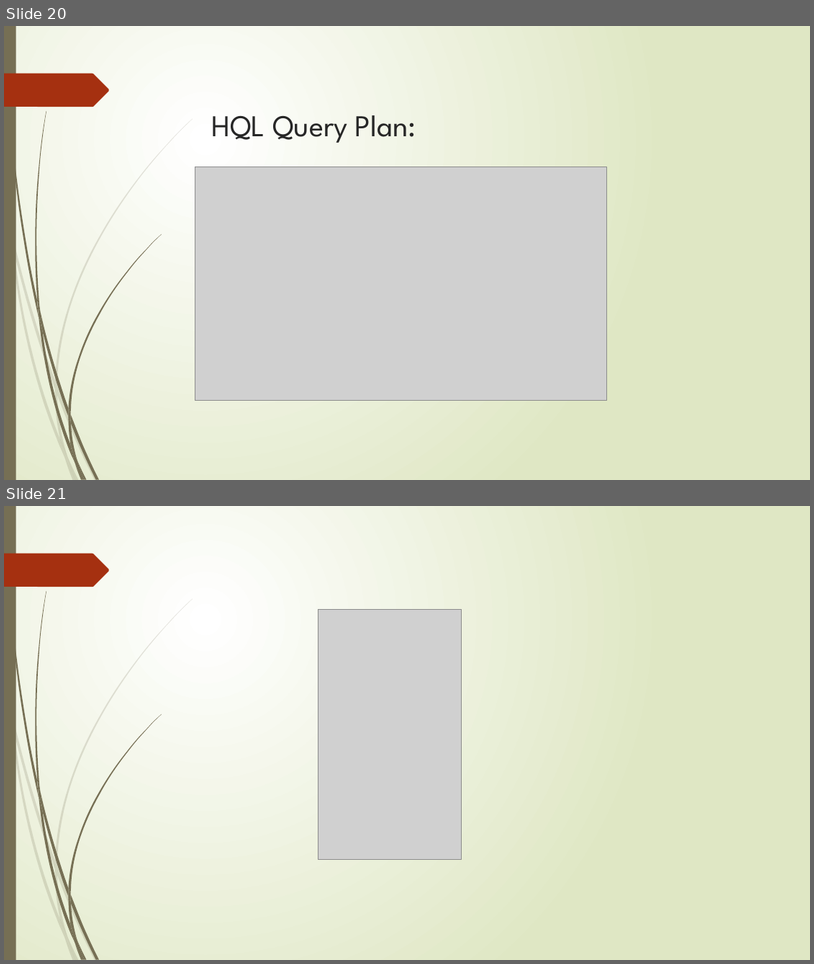
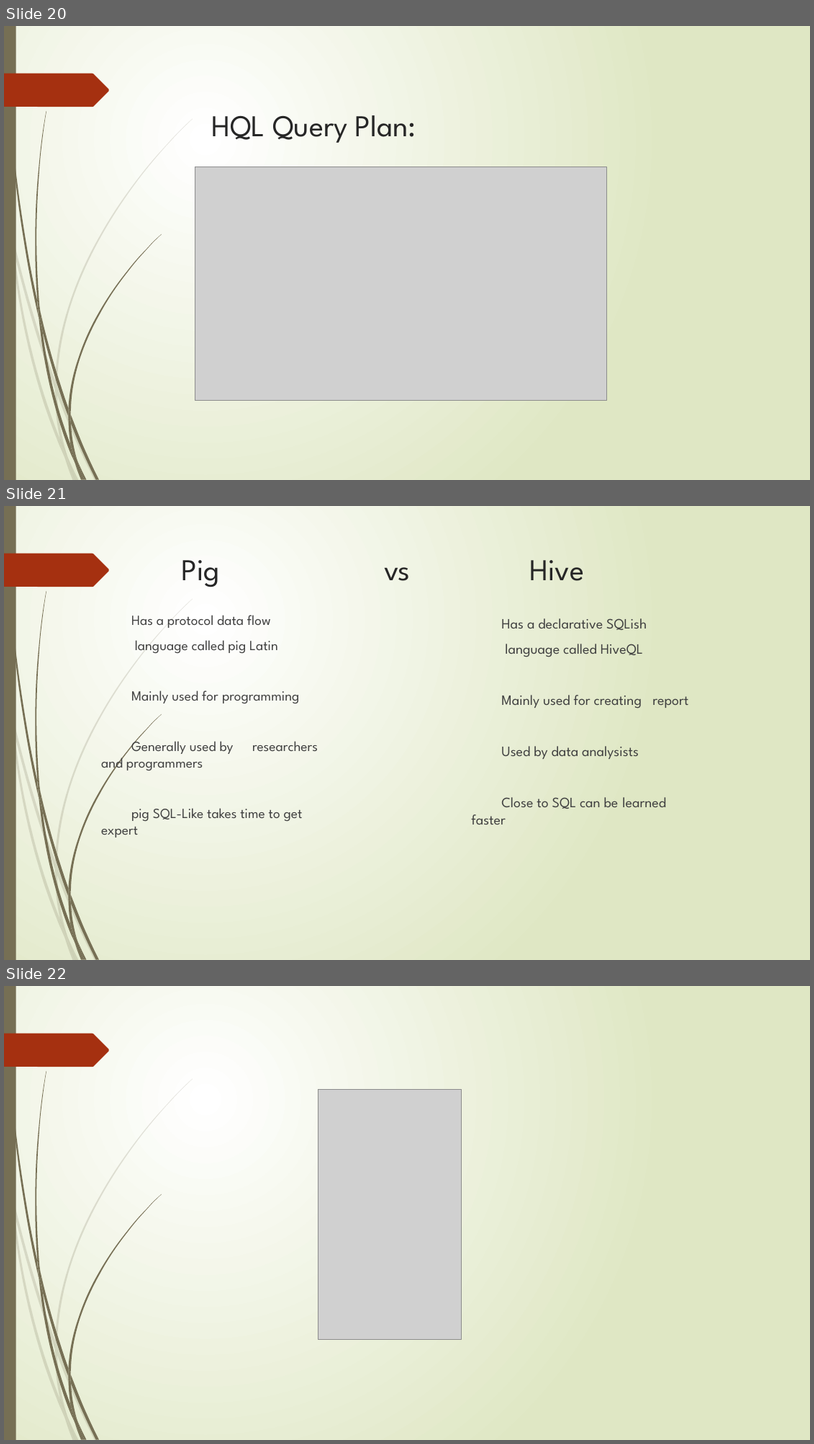
Before and after one commit to saeidmotevali/03-Hive-PigHadoopWorkshop, a slide deck: Pig and Hive.pptx. Shown one above the other, each under a label of ours: slides 20 and 21 before the commit, slides 20, 21 and 22 after it. The pictures are 814x964 and 814x1444 pixels, drawn with LibreOffice and Linux fonts; fonts in the diff are those of the drawing; grey boxes stand for pictures. Boxes give left, top, right and bottom in pixels: in the first picture for what was removed or moved away, otherwise in the second. Text is boxed around its words. In the diff, an @@ line names an element or a change of style, - is before the commit and + after.

```diff
--- a/Pig and Hive.pptx
+++ b/Pig and Hive.pptx
@@ slide 21 added at box(4, 506, 810, 960), background gradient #FFFFFF to #DFE8C4; not listed: 24 template elements that a slide beside it also shows @@
@@ title added at box(182, 560, 585, 587), 36 pt, text #262626 @@
+Pig vs Hive
@@ text added at box(101, 615, 303, 837), 16.6 pt, text #404040 @@
+Has a protocol data flow
+language called pig Latin
+Mainly used for programming
+Generally used by researchers and programmers
+pig SQL-Like takes time to get expert
@@ text added at box(471, 618, 689, 824), 17 pt, text #404040 @@
+Has a declarative SQLish
+language called HiveQL
+Mainly used for creating report
+Used by data analysists
+Close to SQL can be learned faster
@@ what was slide 21 is now slide 22 @@
```
Also in this commit, not shown: 4 slides changed, 3 other files.
